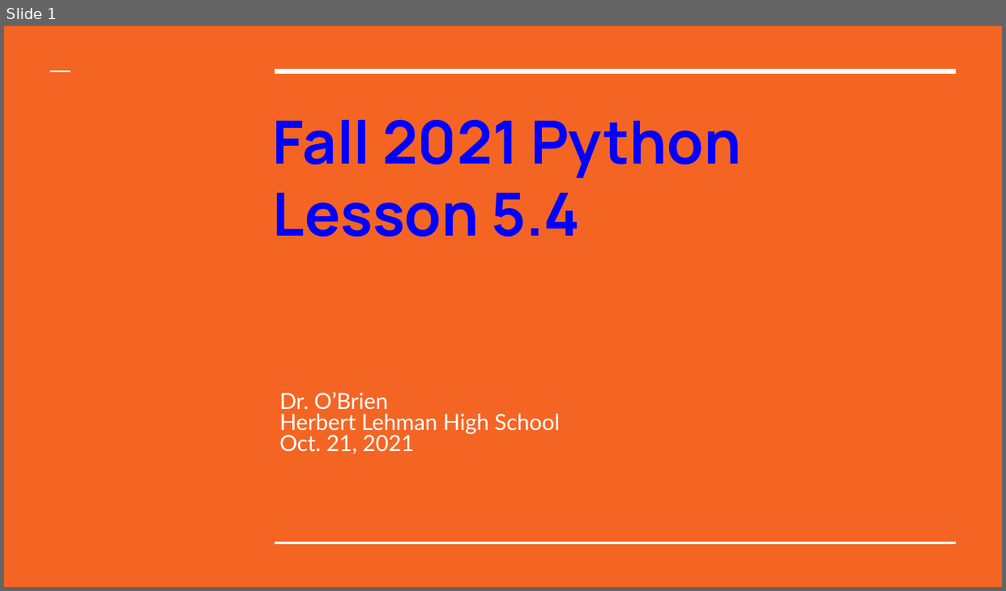
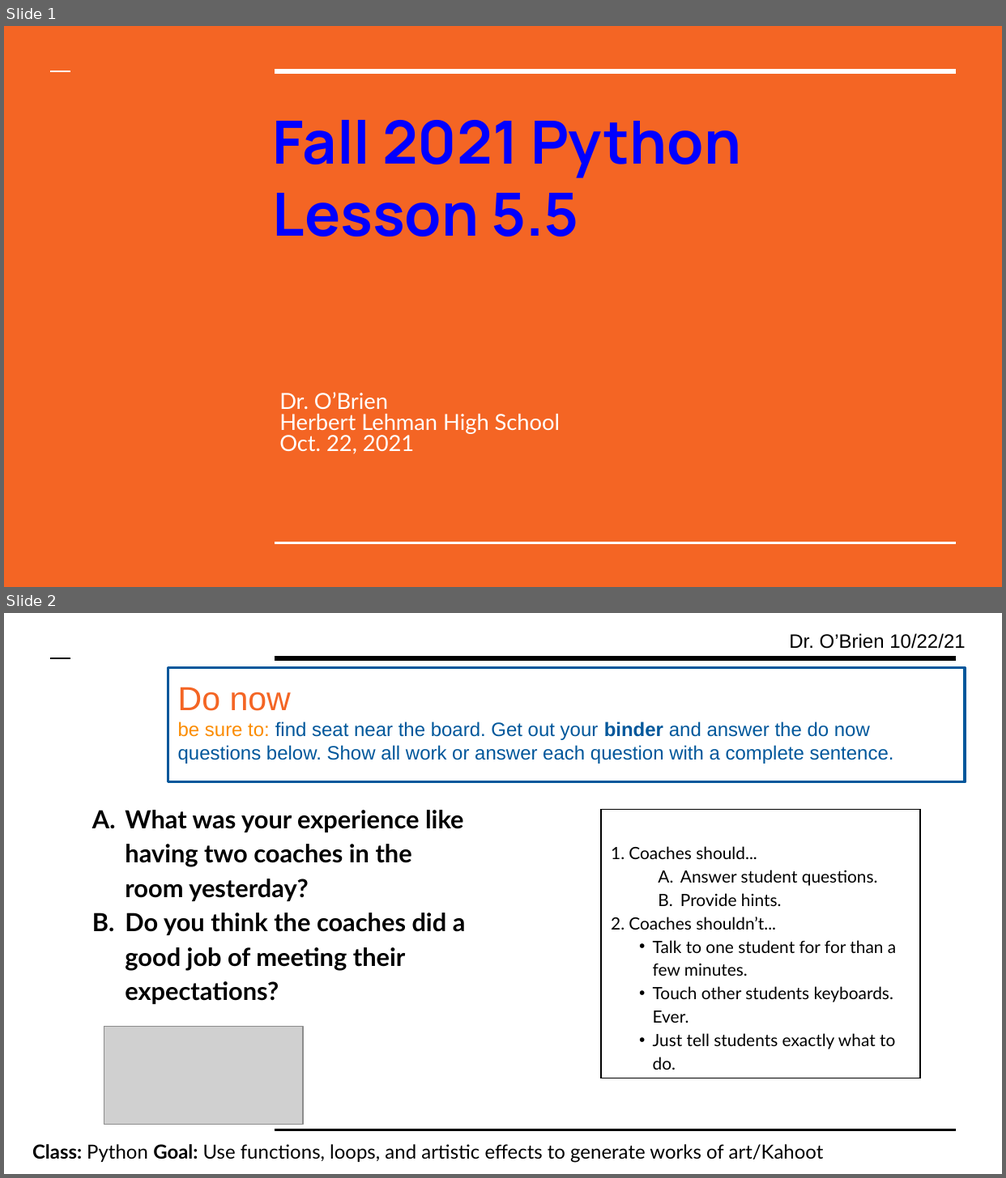
Before and after one commit to cobrien87/work, a slide deck: old/lesson_54_python.pptx. Shown one above the other, each under a label of ours: slide 1 before the commit, slides 1 and 2 after it. The pictures are 1006x591 and 1006x1178 pixels, drawn with LibreOffice and Linux fonts; fonts in the diff are those of the drawing; grey boxes stand for pictures; background and template pictures are left out. Boxes give left, top, right and bottom in pixels: in the first picture for what was removed or moved away, otherwise in the second. Text is boxed around its words. In the diff, an @@ line names an element or a change of style, - is before the commit and + after.

```diff
--- a/old/lesson_54_python.pptx
+++ b/old/lesson_54_python.pptx
@@ slide 2 added at [4, 613, 1002, 1174], background #FFFFFF @@
@@ text added at [789, 633, 965, 649], 14 pt, text #000000 @@
+Dr. O’Brien 10/22/21
@@ line added from (51, 658) to (71, 658), #000000 1.5 pt @@
@@ line added from (275, 658) to (956, 658), #000000 3 pt @@
@@ rectangle added at [168, 668, 965, 782], fill #FFFFFF, outline #01579B 2 pt, 14 pt, text #01579B @@
+Do now
+be sure to: find seat near the board. Get out your binder and answer the do now questions below. Show all work or answer each question with a complete sentence.
@@ text added at [125, 810, 466, 1004], 18 pt, text #000000, bold @@
+A. What was your experience like having two coaches in the room yesterday?
+B. Do you think the coaches did a good job of meeting their expectations?
@@ rectangle added at [601, 810, 920, 1078], outline #000000 1 pt, 12.2 pt, text #000000 @@
+1. Coaches should...
+  A. Answer student questions.
+  B. Provide hints.
+2. Coaches shouldn’t...
+  • Talk to one student for for than a few minutes.
+  • Touch other students keyboards. Ever.
+  • Just tell students exactly what to do.
@@ picture added at [104, 1026, 302, 1124] @@
@@ text added at [32, 1144, 824, 1163], 14 pt, text #000000 @@
+Class: Python Goal: Use functions, loops, and artistic effects to generate works of art/Kahoot
@@ line added from (275, 1130) to (956, 1130), #000000 1.5 pt @@
@@ slide 1 changed as well @@
@@ title at [273, 193, 578, 237]: text changed @@
-Lesson 5.4
+Lesson 5.5
@@ subtitle at [279, 435, 414, 454]: text changed @@
-Oct. 21, 2021
+Oct. 22, 2021
```
Also in this commit, not shown: 5 other slides changed, 2 slides removed, 15 other files.
